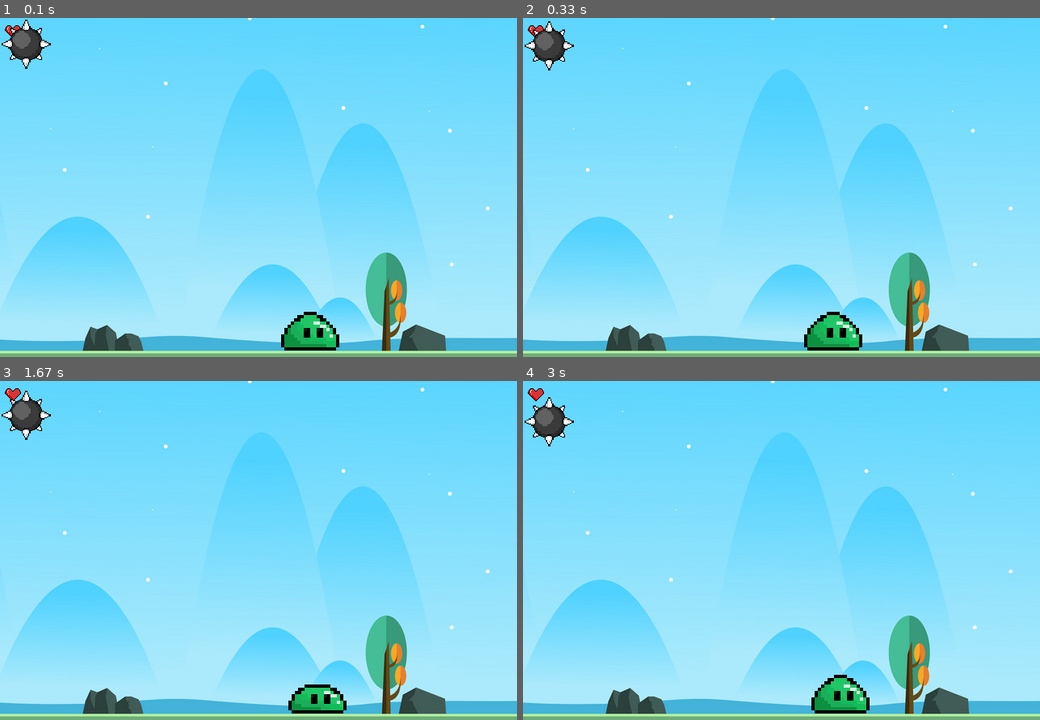
Above: before the commit, frames 1-4 (two rows, left to right).
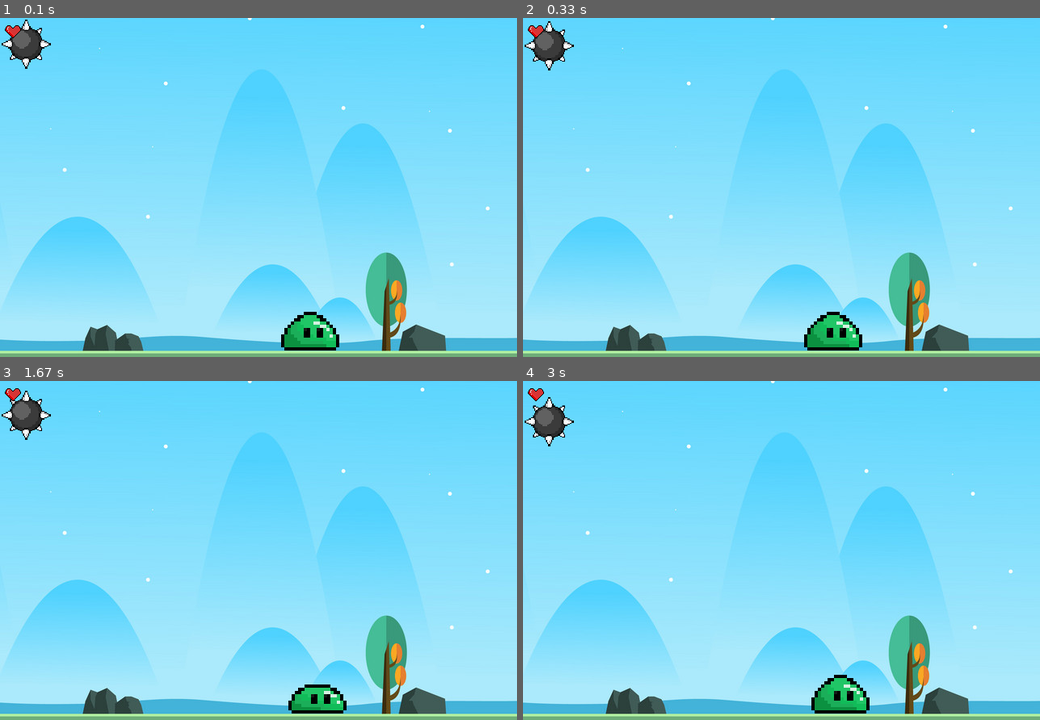
Above: after the commit, the same moments.

Repository: alaka03aj/SHN-pygame
Game: pygame game, started from main.py
Same seed, same stepped clock (60 frames per second), same inputs: the game is played once before the commit and once after it.
Inputs:
- Up to frame 1 (0.1 s): no input
- Up to frame 2 (0.33 s): no input
- Up to frame 3 (1.67 s): hold Right 0.33-0.8 s; hold Right 0.83-1.3 s; hold Left from 1.33 s (still down)
- Up to frame 4 (3 s): release Left at 1.87 s; hold Left 1.9-2.3 s; hold Right 2.33-2.97 s

The runs differ from the first frame. In frame 1, less than 0.1% of the frame differs, in the area x 1-5%, y 2-6%; in frame 2, less than 0.1%; in frame 3, less than 0.1%; in frame 4, nothing differs.

Commit message:
added heart-life coordination

Diff:
--- a/main.py
+++ b/main.py
@@ -44,8 +44,17 @@
 while running:
 
     screen.blit(bg, (0, 0))
-    screen.blit(heart_1, (0, 0))
     screen.blit(enemy, (enemy_x, enemy_y))
+
+    if lives == 3:
+        screen.blit(heart_1, (0, 0))
+    if lives == 2:
+        screen.blit(heart_2, (0, 0))
+    if lives == 1:
+        screen.blit(heart_3, (0, 0))
+    if lives == 0:
+        screen.blit(dead, (0, 0))
+
 
     if (enemy_y > height):      #if enemy falls down without hitting blob
         enemy_y = -500          #offset height
